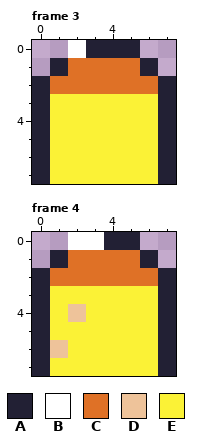
Two states of a pixel-art file, assets/sprites/bullets.aseprite. The picture above is the old version.
8x8 pixels, 4 frames. Shown: frame 3, frame 4. The commit also changed other frames, which this record leaves out.
Palette (. is transparent): A #222034  B #ffffff  C #df7126  D #eec39a  E #fbf236
Pixels before, frame 3, first column x 0:
0 ..BAAA..
1 .ACCCCA.
2 ACCCCCCA
3 AEEEEEEA
4 AEEEEEEA
5 AEEEEEEA
6 AEEEEEEA
7 AEEEEEEA
Pixels before, frame 4, first column x 0:
0 ..BBAA..
1 .ACCCCA.
2 ACCCCCCA
3 AEEEEEEA
4 AEDEEEEA
5 AEEEEEEA
6 ADEEEEEA
7 AEEEEEEA
Once edited:
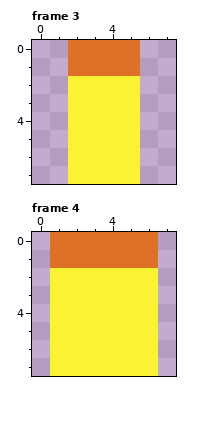
The edit:
Frame 3:
y 0: x 2..5 BAAA -> CCCC
y 1: x 1 A -> .; x 6 A -> .
y 2: x 0..7 ACCCCCCA -> ..EEEE..
y 3..7: x 0..1 AE -> ..; x 6..7 EA -> ..
Frame 4:
y 0: x 1..6 .BBAA. -> CCCCCC
y 1: x 1 A -> C; x 6 A -> C
y 2: x 0..7 ACCCCCCA -> .EEEEEE.
y 3: x 0 A -> .; x 7 A -> .
y 4: x 0 A -> .; x 2 D -> E; x 7 A -> .
y 5: x 0 A -> .; x 7 A -> .
y 6: x 0..1 AD -> .E; x 7 A -> .
y 7: x 0 A -> .; x 7 A -> .
